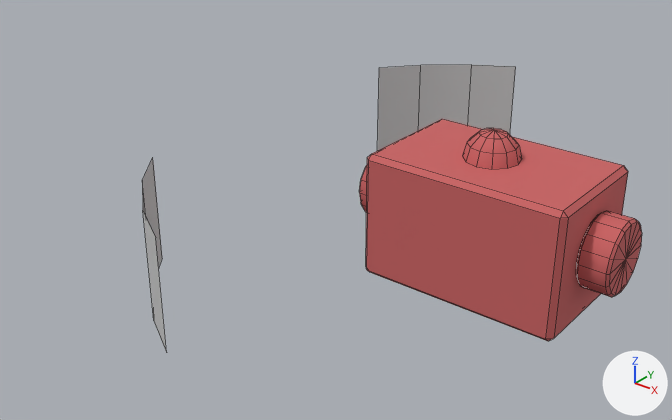
A saved change to the FBX model Assets/Assets/interactivityStation.FBX.
Rendered twice from a 50 mm lens placed at (-14.81, -6.4, 5.15), pointed at (-19.57, -0.45, 1.46). The axes (+X, +Y, +Z) are drawn at lower right. The lights are the same throughout. Mesh edges are drawn as thin lines. Where no turn or scale is listed for an object, it has been applied to the vertices.

The scene before the commit, as lines of its bpy script (objects in view):
```python
ob_box = bpy.data.objects.new('box', me_mesh)
ob_box.location = (-18.234, 0.0, 1.021)
ob_button_right = bpy.data.objects.new('button_right', me_mesh_003)
ob_button_right.location = (-19.155, 0.012, 1.631)
ob_button_wrong = bpy.data.objects.new('button_wrong', me_mesh_001)
ob_button_wrong.location = (-17.313, 0.012, 1.631)
ob_light = bpy.data.objects.new('light', me_mesh_002)
ob_light.location = (-18.283, 0.018, 2.164)
ob_rotateleft = bpy.data.objects.new('rotateLeft', me_mesh_004)
ob_rotateleft.location = (-18.234, 0.0, 0.0)
ob_rotateright = bpy.data.objects.new('rotateRight', me_mesh_005)
ob_rotateright.location = (-18.234, 0.0, 0.0)
```
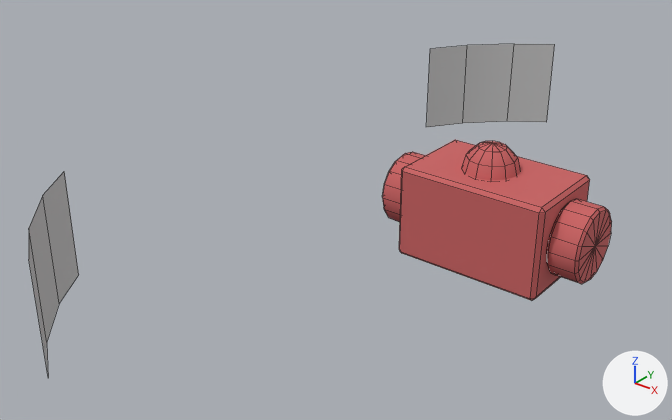
Where the change shows, as pixel boxes [x1, y1, x2, y2] in the pictures (672 x 420 px):
'box', mesh rescaled, moved (27% narrower, 28% shorter): before [366, 119, 628, 341]; after [399, 140, 590, 300]
'rotateRight', mesh turned: before [377, 65, 516, 151]; after [427, 44, 555, 127]
'rotateLeft', mesh turned: before [142, 158, 166, 350]; after [29, 172, 79, 375]
'button_wrong', moved: before [576, 211, 642, 297]; after [547, 199, 612, 284]
'light', moved: before [462, 128, 522, 169]; after [462, 141, 520, 180]
'button_right', moved: before [359, 165, 367, 213]; after [382, 152, 426, 222]

Patch to the scene script:
```diff
--- a/Assets/Assets/interactivityStation.FBX.py
+++ b/Assets/Assets/interactivityStation.FBX.py
@@ me_mesh_005 @@
 me_mesh_005.from_pydata(...)  # 8 vertices, 3 faces; spans x -2.391..-1.245, y 1.628..2.611, z 1.111..2.092
 # used by ob_rotateright; location = (-18.234, 0.0, 0.0)
+# me_mesh_005 part 2: the whole mesh is turned 5 degrees about the z axis through its middle, then moved by (-0.028, 1.031, 0.0)
 me_mesh_005.materials.append(mat_objectstand)
@@ me_mesh_004 @@
 me_mesh_004.from_pydata(...)  # 8 vertices, 3 faces; spans x -2.391..-1.245, y -2.611..-1.628, z 1.111..2.092
 # used by ob_rotateleft; location = (-18.234, 0.0, 0.0)
+# me_mesh_004 part 3: the whole mesh is turned -5 degrees about the z axis through its middle, then moved by (-0.387, -0.703, 0.0)
 me_mesh_004.materials.append(mat_objectstand)
@@ me_mesh @@
 me_mesh.from_pydata(...)  # 24 vertices, 26 faces; spans x -0.92..0.92, y -0.59..0.59, z 0.0..1.14
 # used by ob_box; location = (-18.234, 0.0, 1.021)
+# me_mesh part 1: the whole mesh is scaled about the mesh origin by 0.726
 me_mesh.materials.append(mat_box)
@@ ob_button_wrong @@
 ob_button_wrong = bpy.data.objects.new('button_wrong', me_mesh_001)
-ob_button_wrong.location = (-17.313, 0.012, 1.631)
+ob_button_wrong.location = (-17.573, 0.015, 1.655)
@@ ob_button_right @@
 ob_button_right = bpy.data.objects.new('button_right', me_mesh_003)
-ob_button_right.location = (-19.155, 0.012, 1.631)
+ob_button_right.location = (-18.9, 0.015, 1.655)
@@ ob_box @@
 ob_box = bpy.data.objects.new('box', me_mesh)
-ob_box.location = (-18.234, 0.0, 1.021)
+ob_box.location = (-18.237, 0.003, 1.23)
@@ ob_light @@
 ob_light = bpy.data.objects.new('light', me_mesh_002)
-ob_light.location = (-18.283, 0.018, 2.164)
+ob_light.location = (-18.287, 0.02, 2.048)
```
